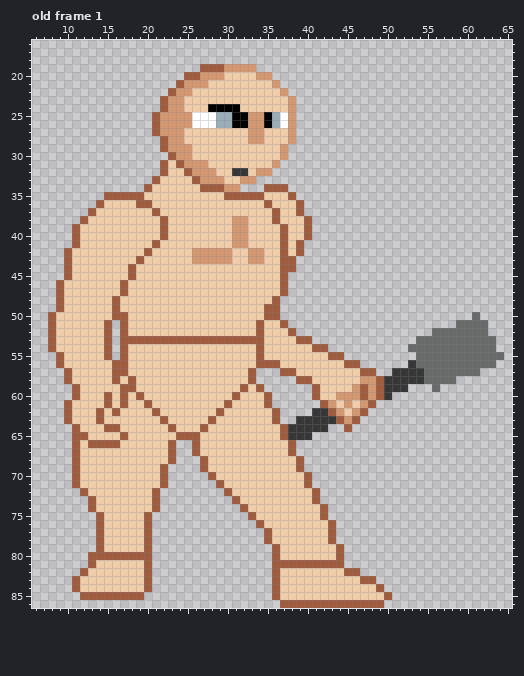
One commit to this pixel-art file: Mohanjo daro/Assets/Art/Effects/characters.aseprite. The first picture shows the starting point.
75x87 pixels, 1 frame. Shown: old frame 1: x 6..65, y 16..86. The commit also changed other frames, which this record leaves out.
The same view after the edit:
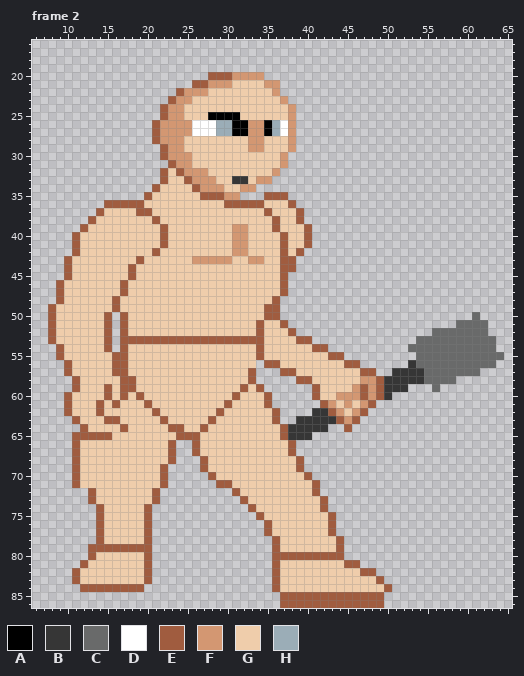
Palette (. is transparent): A #000000  B #363636  C #696a6a  D #ffffff  E #a05c3f  F #d39772  G #efcdab  H #9badb7
A new or re-ordered frame is compared with the old frame closest to it.
Message: character ideal animation
Diff:
frames 1 -> 6
Changed rows in their new state; - is an unchanged pixel.
Frame 2 is new; against old frame 1:
first column x 10:
19 -----------------.......-------
20 ---------------...EEEFFF-.-----
21 --------------..EEFFF----F-----
22 -------------.E-FF--------F.---
23 ------------.E-F-----------F.--
24 ------------------GGGG---------
25 -----------.E--GGGAAA-GGGGGG---
27 ---------------FDDDHHAA--AHD---
28 -----------EF------------------
29 ---------------G-------FF--GF--
30 ------------EF-----------------
31 ------------.EF-GG--------GF---
32 --------------EF--G--GG-GGF----
33 -----------.E--EF--G-BBGFF-----
34 ----------.E----EFFFGGFF-...---
35 -----.....E------EEEFF...EEE.--
36 ----.EEEE-G---------EEEEEG--E.-
37 ---.E----EEG-------------EG----
38 --.E-------EG--------GG------E.
39 -.E-----------------------EG---
41 -----------GE----------------GE
42 .E--------GE----GGGGGFFGG------
first column x 8:
49 EG-------
50 -------E.
first column x 8:
54 .E-------------------------
55 -------GE------------------
56 -.E-----------------------.
58 --.E----GE-----------------
59 -------E-------------------
60 --EG-----------------------
61 ------EGEG-----------------
62 --------G------------------
63 --.E--GEE------------------
64 ---.E--GGE------E----------
65 -----EEE-G-----------------
66 -----GGGG------------------
first column x 11:
71 -------------------E---------GE---------
72 -.E----------------.E-------------------
73 --------------------.E--------GE--------
74 --.E-----E.----------.E-----------------
75 ----------------------.E-------GE-------
76 -----------------------.E---------------
78 ------------------------.E------GE------
79 --E-EEEEE-------------------------------
80 ---GGGGGG-----------------EEEEEEE-------
81 -EG-----------------------GGGGGGGGEE----
82 EG--------------------------------GGEE--
83 ------------------------------------GGE-
84 .EEEEEEEE.----------------------------GE
85 -........----------------.EEEEEEEEEEEEE.
Boxes around the changes in both pictures, in picture pixels (x1, y1, x2, y2):
changed: (64, 64, 312, 256)
changed: (48, 304, 128, 448)
erased: (256, 360, 264, 368)
changed: (176, 424, 184, 432)
changed: (224, 480, 392, 600)
changed: (80, 488, 104, 512)
changed: (144, 504, 160, 512)
changed: (72, 544, 152, 600)
